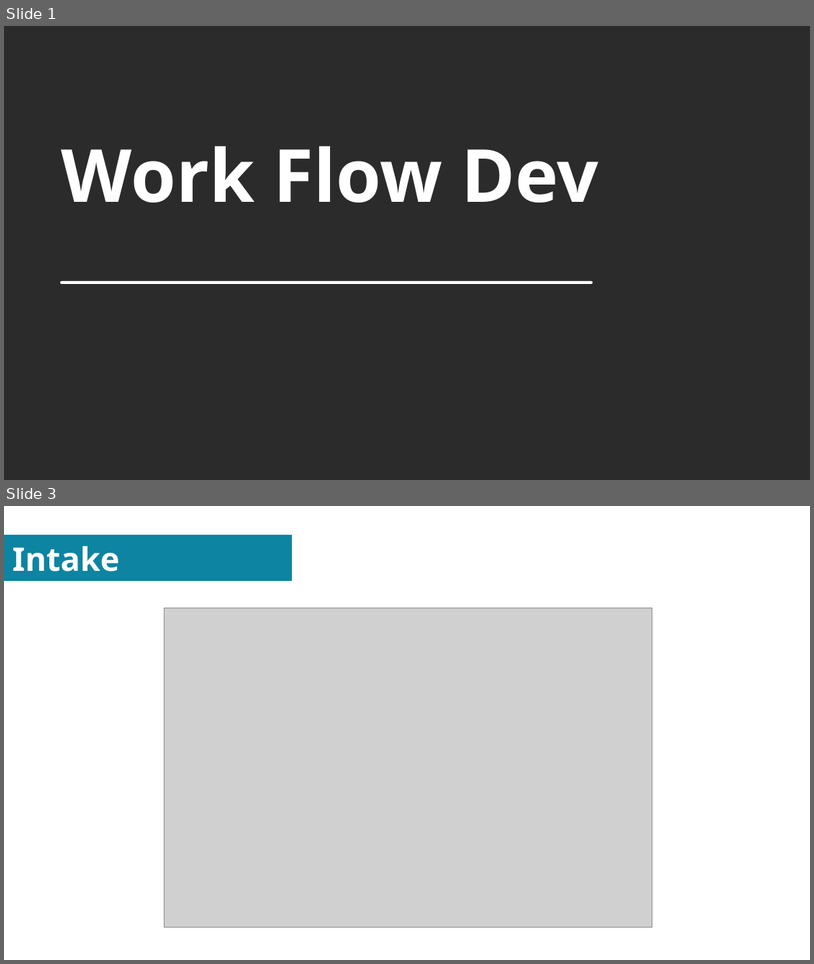
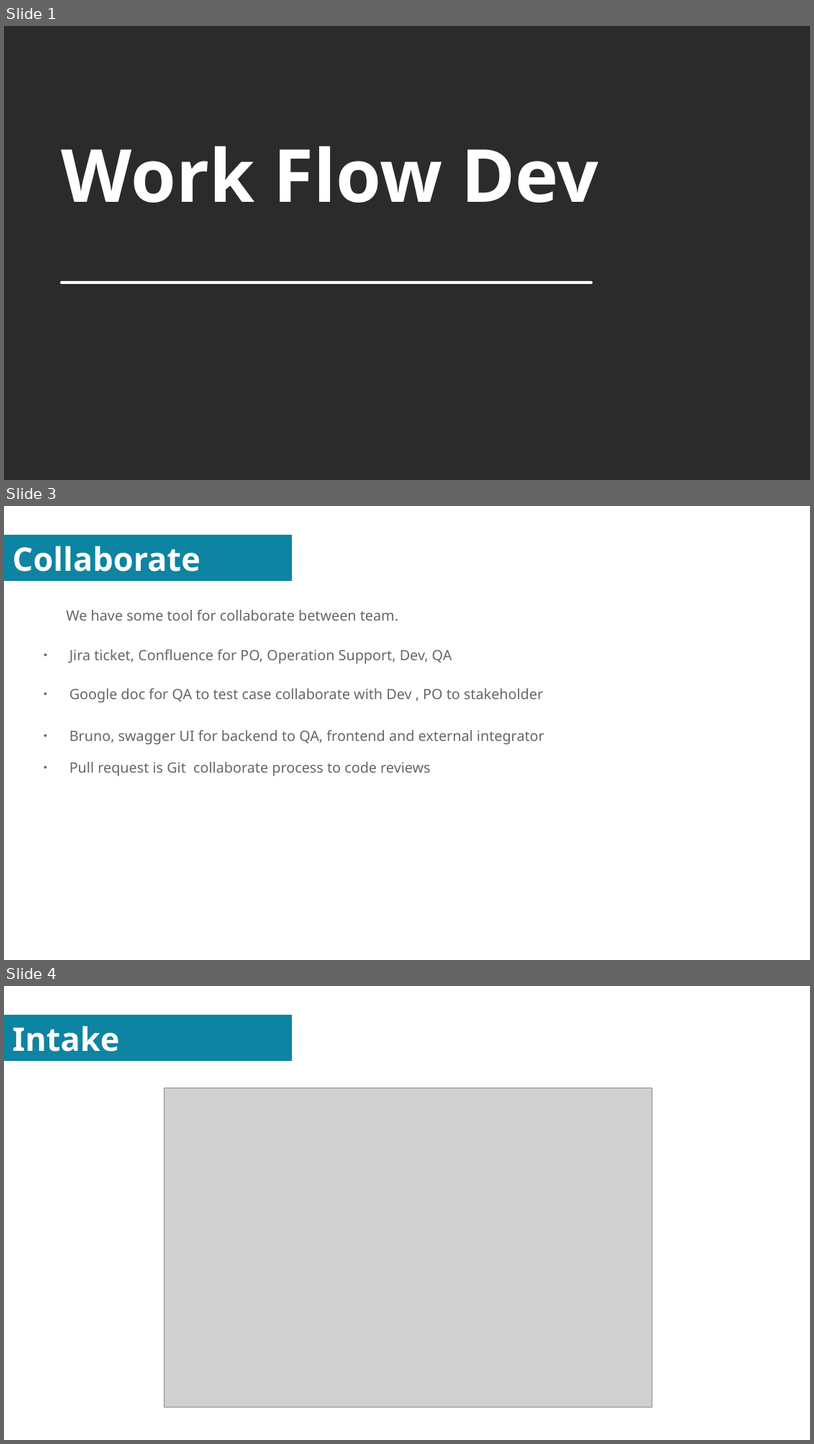
Before and after one commit to sovannotychea/ori-test, a slide deck: docs/01.odp. Shown one above the other, each under a label of ours: slides 1 and 3 before the commit, slides 1, 3 and 4 after it; the slides between them are not shown. The pictures are 814x964 and 814x1444 pixels, drawn with LibreOffice and Linux fonts; fonts in the diff are those of the drawing; grey boxes stand for pictures; background and template pictures are left out; a plain dark background stands for a picture behind light text. Boxes give left, top, right and bottom in pixels: in the first picture for what was removed or moved away, otherwise in the second. Text is boxed around its words. In the diff, an @@ line names an element or a change of style, - is before the commit and + after.

```diff
--- a/docs/01.odp
+++ b/docs/01.odp
@@ slide 3 added at <box>4,506,810,960</box>, background #FFFFFF; not listed: 1 template element that a slide beside it also shows @@
@@ title added at <box>13,546,201,572</box>, 32 pt, text #FFFFFF, bold @@
+Collaborate
@@ text added at <box>66,610,545,776</box>, 14 pt, text #666666 @@
+We have some tool for collaborate between team.
+● Jira ticket, Confluence for PO, Operation Support, Dev, QA
+● Google doc for QA to test case collaborate with Dev , PO to stakeholder
+● Bruno, swagger UI for backend to QA, frontend and external integrator
+● Pull request is Git collaborate process to code reviews
@@ what was slide 3 is now slide 4 @@
```
Also in this commit, not shown: 1 slide changed, 1 other file.
